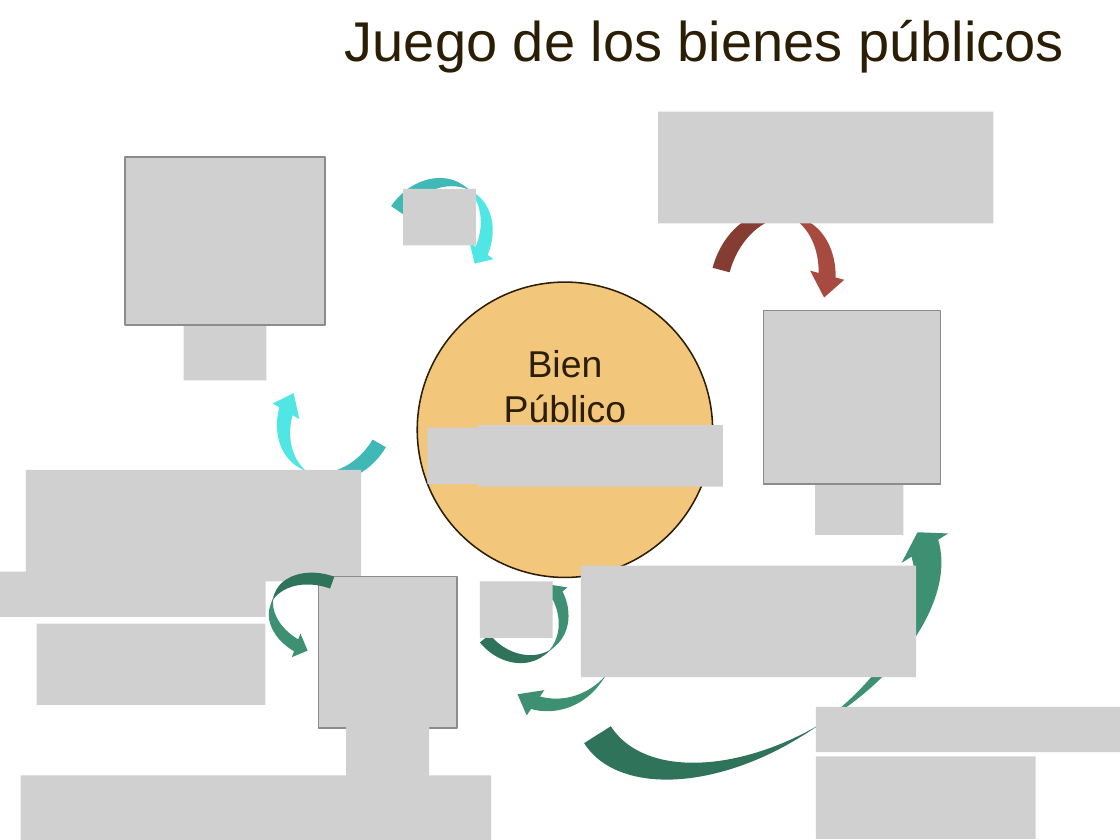
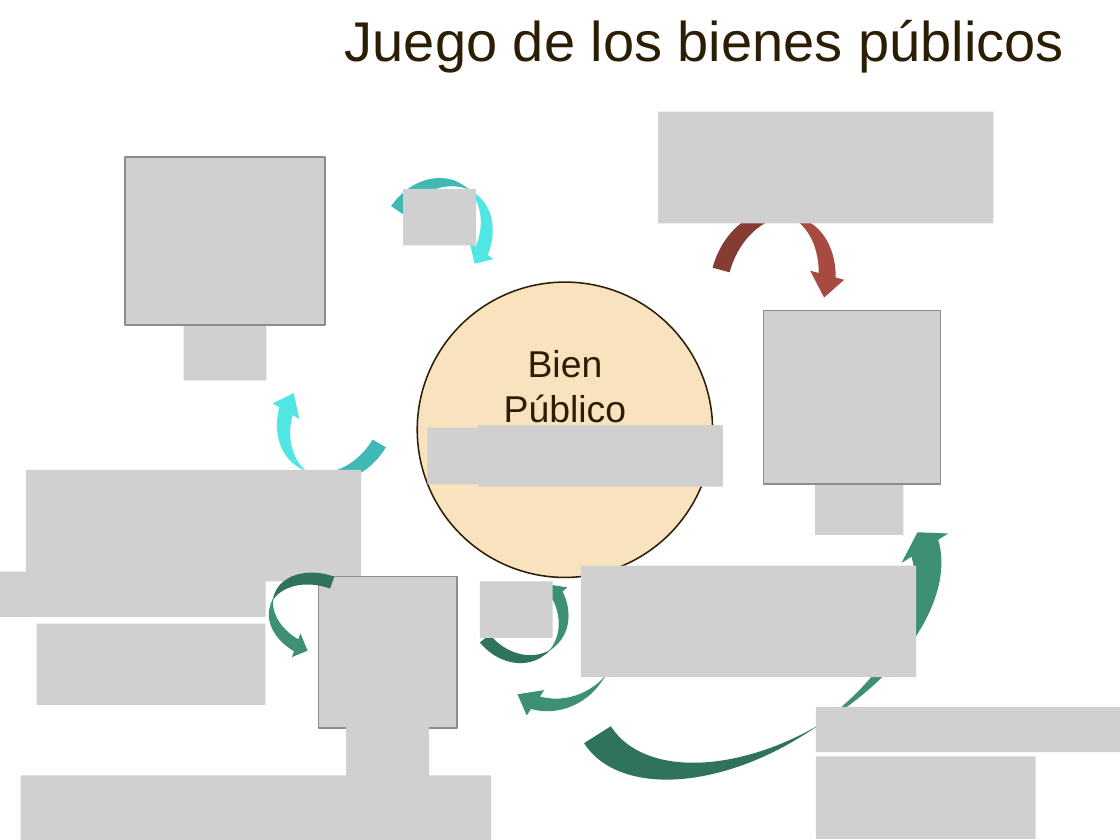
Before and after one commit to gasparalfaro/Tesis-Tesis, a slide deck: slide 6 of Presentacion/Thesis Presentation Gaspar Alfaro.pptx. Drawn at 1120x840 pixels with LibreOffice and Linux fonts; fonts in the diff are those of the drawing; grey boxes stand for pictures. Boxes give left, top, right and bottom in pixels: in the first picture for what was removed or moved away, otherwise in the second. Text is boxed around its words. In the diff, an @@ line names an element or a change of style, - is before the commit and + after.

```diff
--- a/Presentacion/Thesis Presentation Gaspar Alfaro.pptx
+++ b/Presentacion/Thesis Presentation Gaspar Alfaro.pptx
@@ ellipse at (418, 282, 713, 578): fill #F2C67B to #F9E3BE @@
```
Also in this commit, not shown: 26 other slides changed, 1 slide added.
